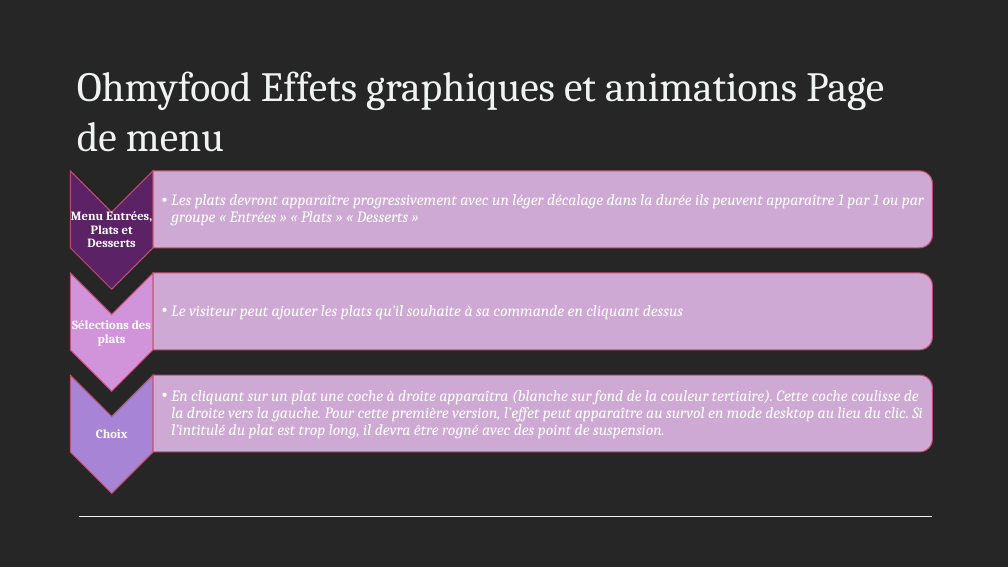
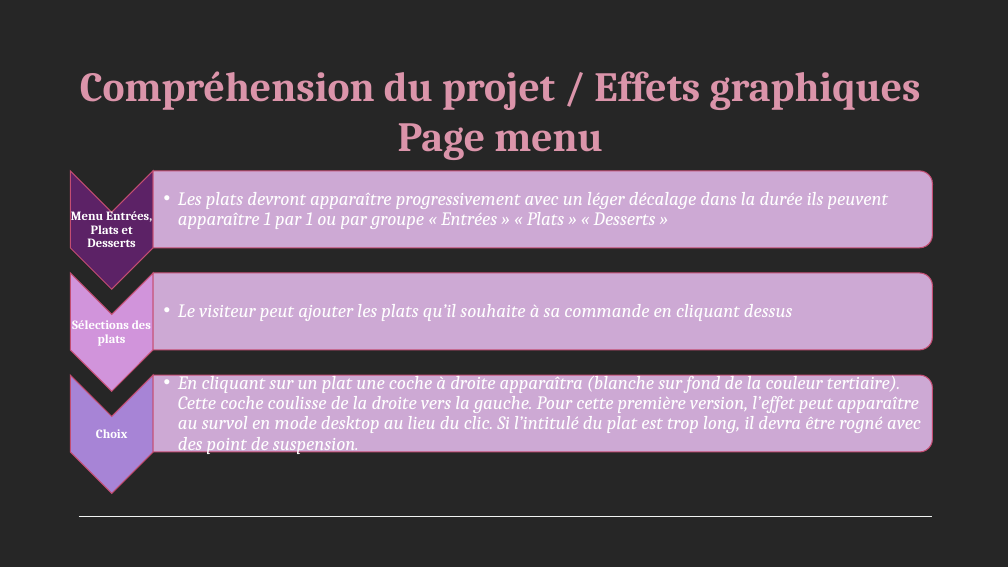
Before and after one commit to AlainBurwicz/Projet3ohmyfood, a slide deck: slide 11 of ohmyfood.pptx (slide 14 before the commit). Drawn at 1008x567 pixels with LibreOffice and Linux fonts; fonts in the diff are those of the drawing. Boxes give left, top, right and bottom in pixels: in the first picture for what was removed or moved away, otherwise in the second. Text is boxed around its words. In the diff, an @@ line names an element or a change of style, - is before the commit and + after.

```diff
--- a/ohmyfood.pptx
+++ b/ohmyfood.pptx
@@ title at (x1=80, y1=71, x2=921, y2=160): text changed; text colour #F0F3F2 to #DB94AA; bold on @@
-Ohmyfood Effets graphiques et animations Page de menu
+Compréhension du projet / Effets graphiques Page menu
@@ size 15 to 18 pt; indent changed in 3 elements at (x1=178, y1=192, x2=889, y2=229), (x1=178, y1=304, x2=792, y2=321), (x1=178, y1=371, x2=921, y2=455) @@
```
Also in this commit, not shown: 5 other slides changed, 4 slides added, 7 slides removed, 5 other files.
